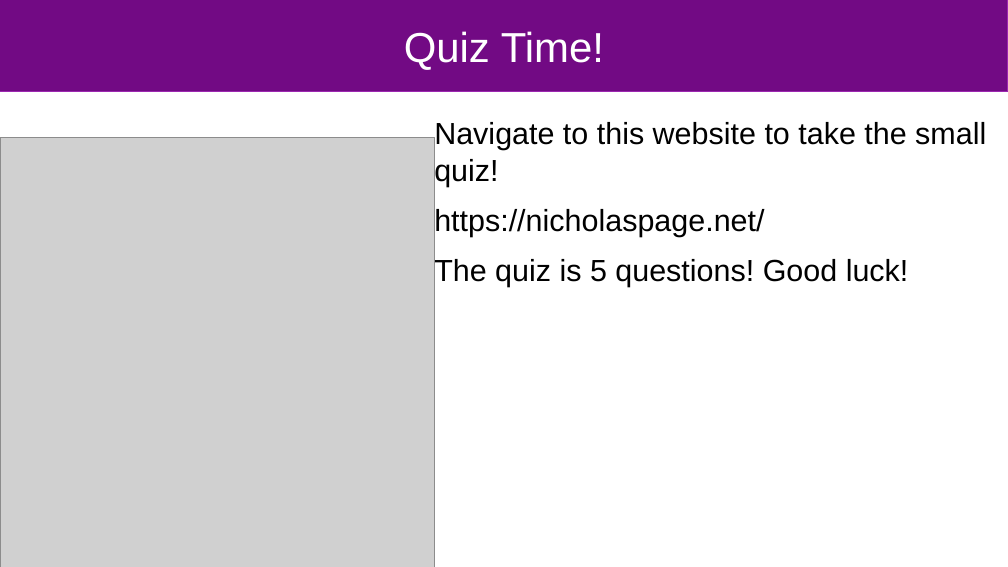
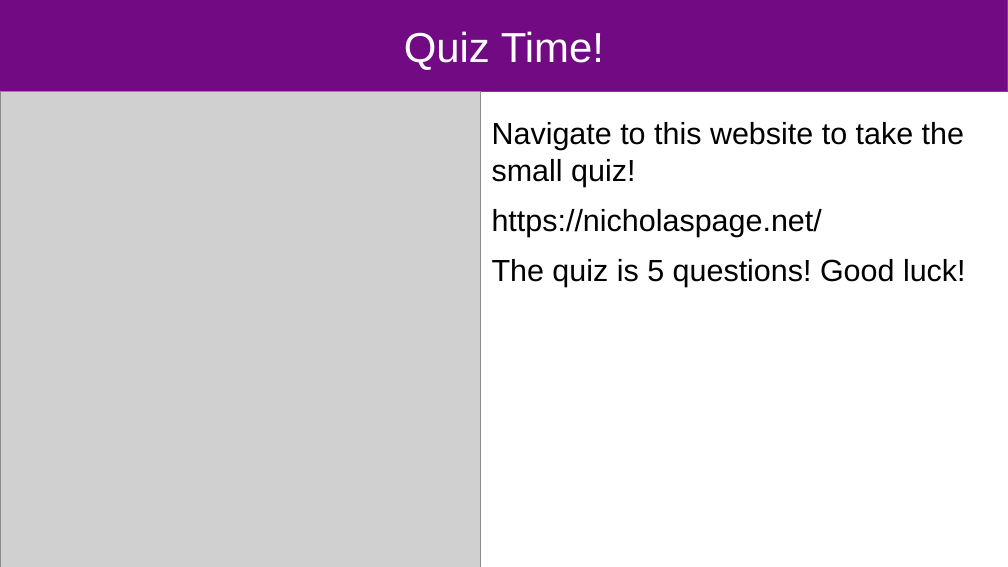
Before and after one commit to wheat32/BlazorTest, a slide deck: slide 6 of blazor_short.odp. Drawn at 1008x567 pixels with LibreOffice and Linux fonts; fonts in the diff are those of the drawing; grey boxes stand for pictures. Boxes give left, top, right and bottom in pixels: in the first picture for what was removed or moved away, otherwise in the second. Text is boxed around its words. In the diff, an @@ line names an element or a change of style, - is before the commit and + after.

```diff
--- a/blazor_short.odp
+++ b/blazor_short.odp
@@ picture: place and size @@
-picture at box(0, 137, 434, 567)
+picture at box(0, 91, 480, 567)
@@ text "Navigate to this website to ..." rewrapped from box(434, 122, 986, 287) to box(492, 122, 966, 287) @@
```
Also in this commit, not shown: 6 other slides changed.
